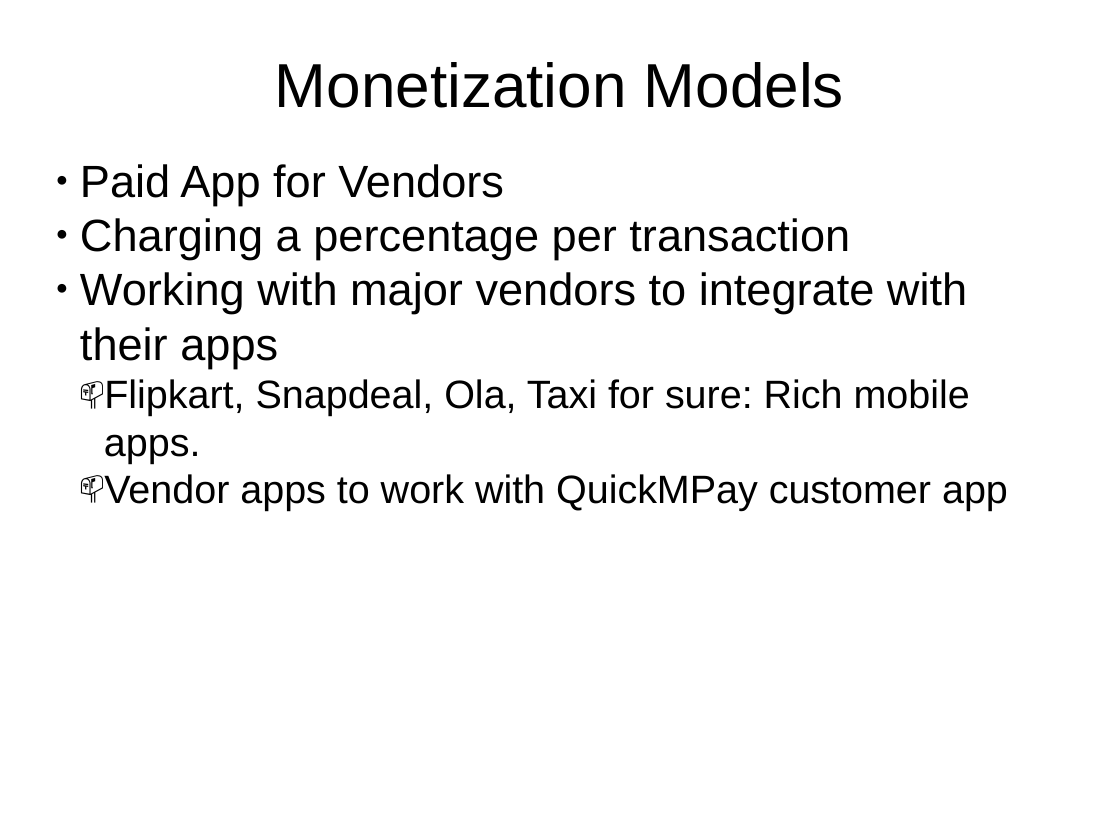
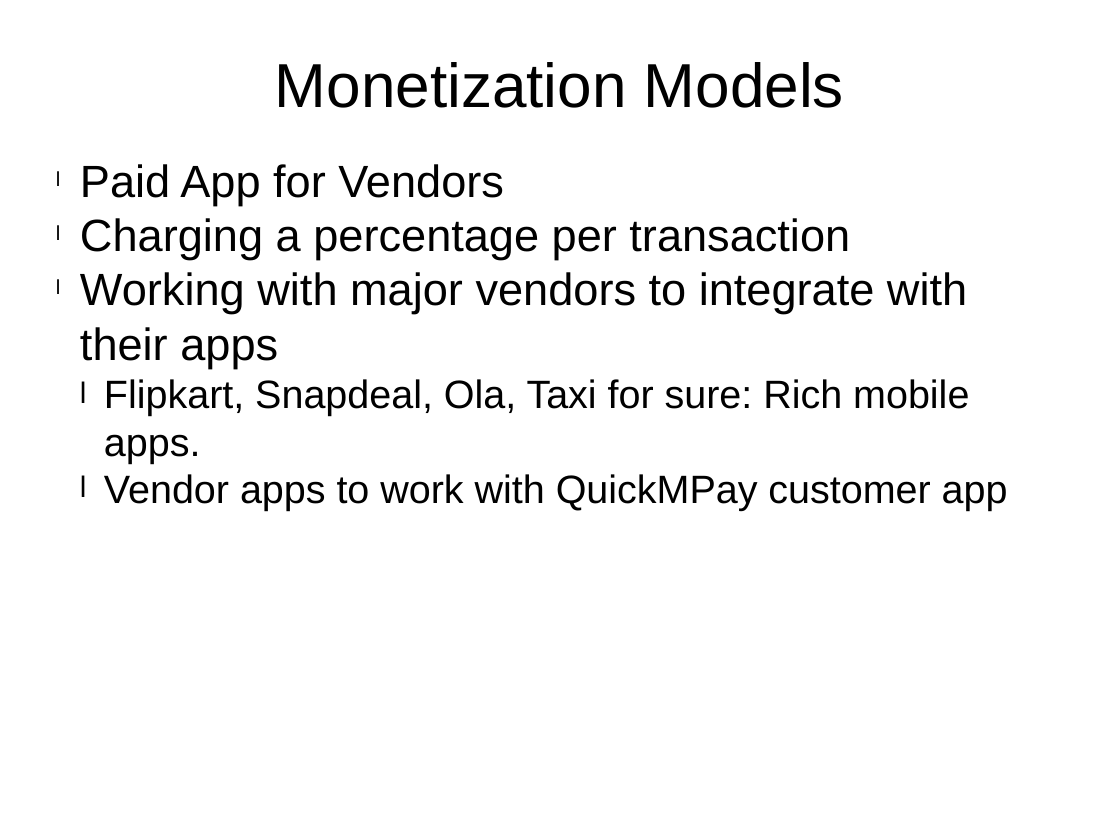
Before and after one commit to klonikar/klonikar.github.io, a slide deck: slide 8 of QuickMPay.pptx. Drawn at 1120x840 pixels with LibreOffice and Linux fonts; fonts in the diff are those of the drawing. Boxes give left, top, right and bottom in pixels: in the first picture for what was removed or moved away, otherwise in the second. Text is boxed around its words. In the diff, an @@ line names an element or a change of style, - is before the commit and + after.

```diff
--- a/QuickMPay.pptx
+++ b/QuickMPay.pptx
@@ text "Paid App for Vendors" at <box>80,164,1008,511</box>: bullet ● to l; bullet 📫 to l @@
```
Also in this commit, not shown: 6 other slides changed.
